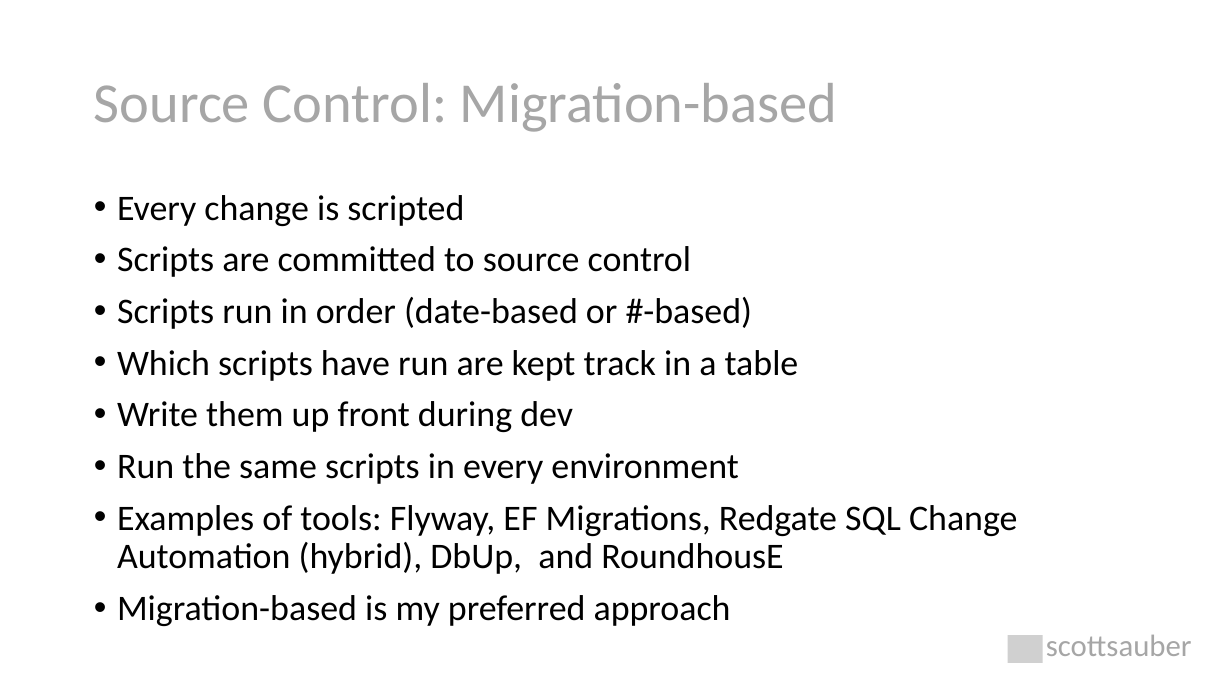
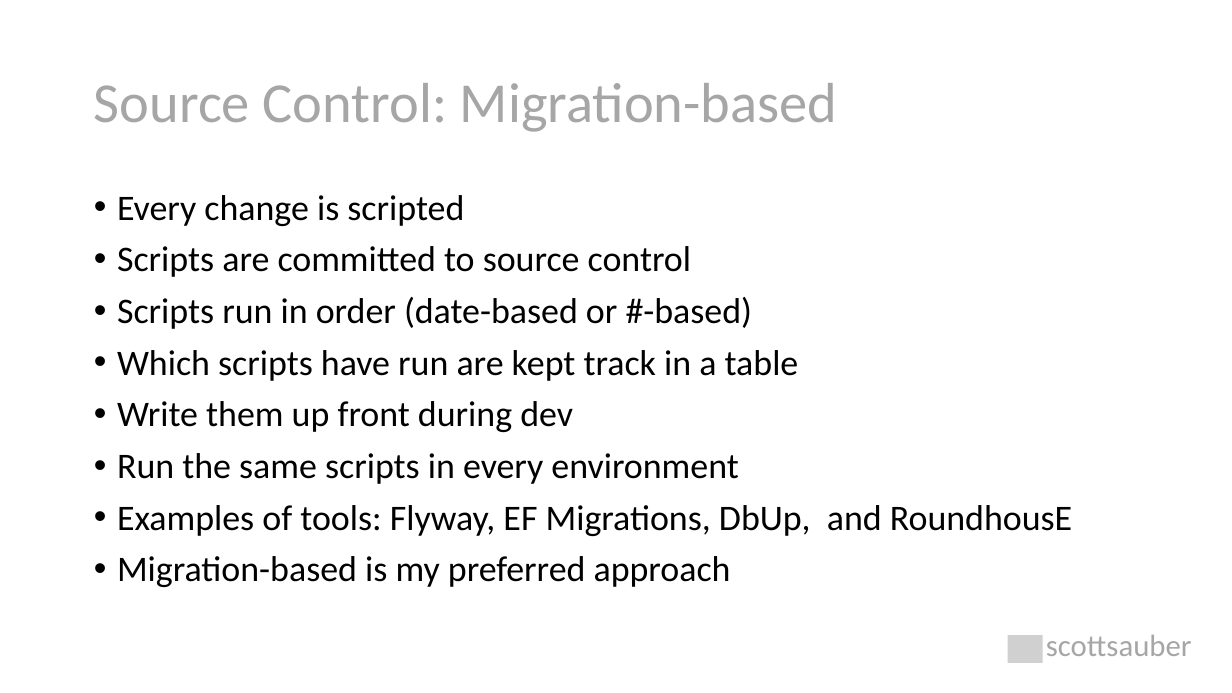
Before and after one commit to scottsauber/talks, a slide deck: slide 22 of 2022-05-12-NDCLondon-DatabaseDevOps/database-devops.pptx. Drawn at 1232x693 pixels with LibreOffice and Linux fonts; fonts in the diff are those of the drawing; grey boxes stand for pictures. Boxes give left, top, right and bottom in pixels: in the first picture for what was removed or moved away, otherwise in the second. Text is boxed around its words. In the diff, an @@ line names an element or a change of style, - is before the commit and + after.

Commit message:
update talk

```diff
--- a/2022-05-12-NDCLondon-DatabaseDevOps/database-devops.pptx
+++ b/2022-05-12-NDCLondon-DatabaseDevOps/database-devops.pptx
@@ text at (x1=117, y1=505, x2=1072, y2=536): text changed @@
-• Examples of tools: Flyway, EF Migrations, Redgate SQL Change Automation (hybrid), DbUp, and RoundhousE
+• Examples of tools: Flyway, EF Migrations, DbUp, and RoundhousE
```
Also in this commit, not shown: 8 other slides changed, 2 slides removed.
